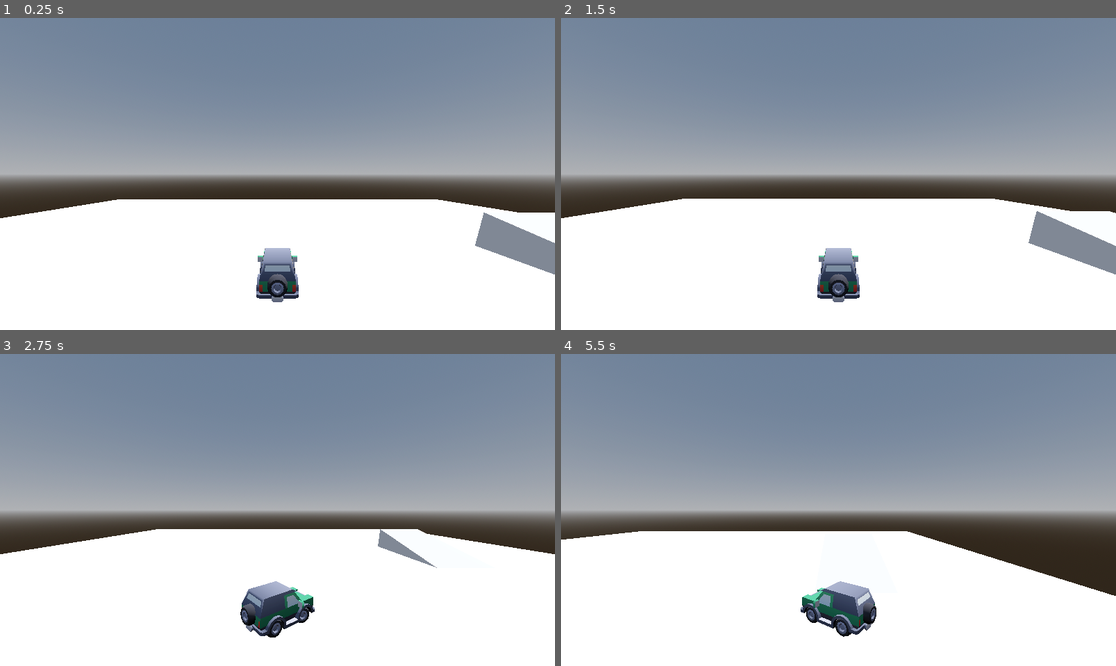
Above: before the commit, frames 1-4 (two rows, left to right).
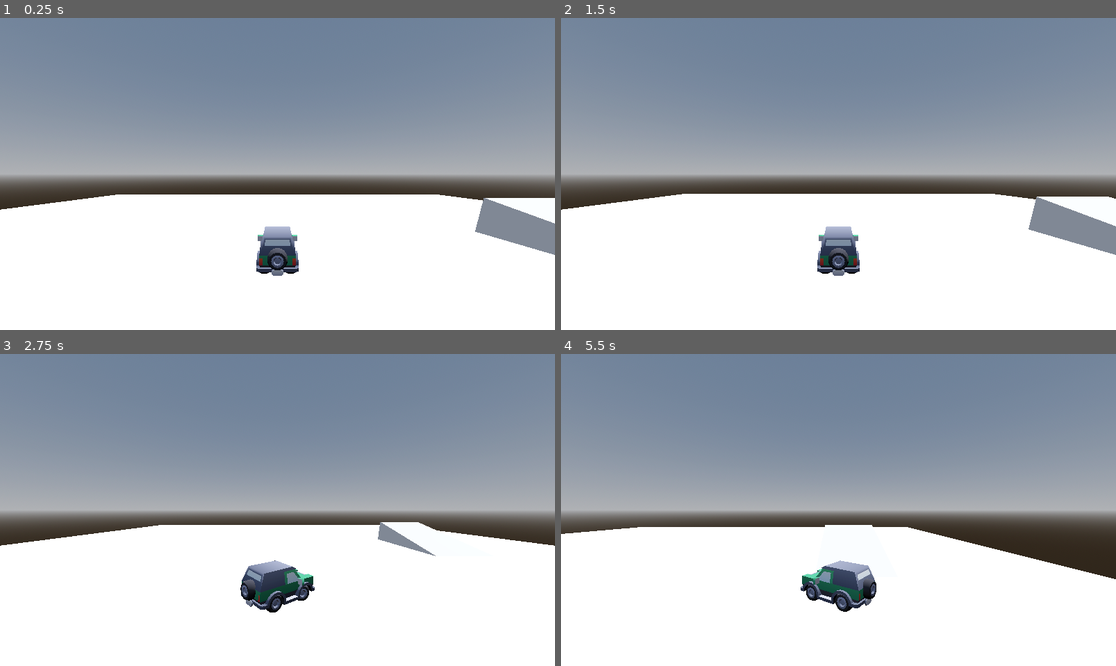
Above: after the commit, the same moments.

Repository: juhanakristian/ggj2025
Game: Godot game, scene res://scenes/player/testtrack/test_scene.tscn
Two runs of this game, one before a commit and one after it. Both use one fixed random seed, a clock stepped at 60 frames per second and the inputs below. This scene is started directly instead of the project's main scene.
Inputs (mouse positions are in pixels of both pictures, inside the frame that each line leads up to):
- Up to frame 1 (0.25 s): no input
- Up to frame 2 (1.5 s): tap Enter at 0.5 s; move the mouse to (960, 158) at 0.52 s; hold D (steer_right) 0.53-1.28 s; hold E 0.53-1.28 s; click (960, 158) at 0.67 s; tap Space at 1.25 s; move the mouse to (727, 189) at 1.27 s; hold S (brake) from 1.28 s (still down); tap Q at 1.35 s
- Up to frame 3 (2.75 s): move the mouse to (333, 441) at 2.02 s; release S (brake) at 2.03 s; hold D (steer_right) from 2.03 s (still down); hold Shift from 2.03 s (still down)
- Up to frame 4 (5.5 s): move the mouse to (810, 572) at 2.77 s; release D (steer_right) at 2.78 s; release Shift at 2.78 s; hold W (accelerate) 2.78-3.53 s; tap E at 2.85 s; click (810, 572) at 2.92 s; move the mouse to (1005, 556) at 3.52 s; hold Q 3.53-4.28 s; hold A (steer_left) 3.53-5.03 s; move the mouse to (672, 463) at 4.27 s; tap Shift at 4.35 s; move the mouse to (866, 510) at 5.02 s; hold S (brake) from 5.03 s (still down); hold E from 5.03 s (still down); click (866, 510) at 5.17 s

The runs differ from the first frame. In frame 1, 5.0% of the frame differs, in the area x 0-100%, y 56-92%; in frame 2, 5.2%; in frame 3, 4.7%; in frame 4, 4.7%.

Commit message:
show time

Diff:
--- a/scenes/player/testtrack/test_scene.tscn
+++ b/scenes/player/testtrack/test_scene.tscn
@@ -1,7 +1,9 @@
-[gd_scene load_steps=12 format=3 uid="uid://475pcxnrjtxc"]
+[gd_scene load_steps=14 format=3 uid="uid://475pcxnrjtxc"]
 
 [ext_resource type="PackedScene" uid="uid://qv6kfqkm3rw5" path="res://scenes/player/player.tscn" id="1_sdce0"]
 [ext_resource type="Script" path="res://scenes/player/scripts/camera.gd" id="2_4318c"]
+[ext_resource type="PackedScene" uid="uid://c8gsnr45ptcrc" path="res://scenes/ui/countdown.tscn" id="3_rtfrm"]
+[ext_resource type="PackedScene" uid="uid://bf17dlolwap5j" path="res://scenes/ui/time.tscn" id="4_cs5dn"]
 
 [sub_resource type="ProceduralSkyMaterial" id="ProceduralSkyMaterial_74a4f"]
 sky_horizon_color = Color(0.64625, 0.65575, 0.67075, 1)
@@ -68,3 +70,8 @@
 script = ExtResource("2_4318c")
 
 [node name="Car" parent="." instance=ExtResource("1_sdce0")]
+transform = Transform3D(1, 0, 0, 0, 1, 0, 0, 0, 1, 0, 0.780362, 0)
+
+[node name="Countdown" parent="." instance=ExtResource("3_rtfrm")]
+
+[node name="Time" parent="." instance=ExtResource("4_cs5dn")]
--- /dev/null
+++ b/scenes/ui/countdown.gd
@@ -0,0 +1,35 @@
+extends Control
+
+@onready var label: Label = $Label
+@onready var timer: Timer = $Timer
+@onready var car = $"../Car"
+@onready var time = $"../Time"
+
+# Called when the node enters the scene tree for the first time.
+func _ready() -> void:
+	car.controls_enabled = false
+
+	timer.connect("timeout", Callable(self, "_on_timeout"))
+	timer.start()
+
+
+# Called every frame. 'delta' is the elapsed time since the previous frame.
+func _process(_delta: float) -> void:
+	if timer.is_stopped():
+		return
+
+	if timer.time_left >= 4:
+		label.visible = false
+		return
+
+	var text = str(floor(timer.time_left))
+	if timer.time_left < 1:
+		text = "GO!"
+		car.controls_enabled = true
+		time.start_time()
+
+	label.visible = true
+	label.text = text
+
+func _on_timeout():
+	label.visible = false
--- /dev/null
+++ b/scenes/ui/time.gd
@@ -0,0 +1,33 @@
+extends Control
+
+# label
+@onready var label: Label = $Label
+
+var time_running = false
+var time = 0.0
+
+func start_time():
+	if !time_running:
+		time_running = true
+		time = 0.0
+
+func stop_time():
+	time_running = false
+
+func reset_time():
+	time = 0.0
+	label.text = "00:00"
+
+# Called when the node enters the scene tree for the first time.
+func _ready() -> void:
+	reset_time()
+
+
+# Called every frame. 'delta' is the elapsed time since the previous frame.
+func _process(delta: float) -> void:
+	if time_running:
+		time += delta
+		var minutes = int(time) / 60
+		var seconds = int(time) % 60
+		var milliseconds = int((time - int(time)) * 1000)
+		label.text = str(minutes).pad_zeros(2) + ":" + str(seconds).pad_zeros(2) + ":" + str(milliseconds).pad_zeros(3)
--- /dev/null
+++ b/scenes/ui/time.tscn
@@ -0,0 +1,21 @@
+[gd_scene load_steps=3 format=3 uid="uid://bf17dlolwap5j"]
+
+[ext_resource type="Script" path="res://scenes/ui/time.gd" id="1_l2d3r"]
+
+[sub_resource type="LabelSettings" id="LabelSettings_2eh7j"]
+font_size = 32
+
+[node name="Time" type="Control"]
+layout_mode = 3
+anchors_preset = 15
+anchor_right = 1.0
+anchor_bottom = 1.0
+grow_horizontal = 2
+grow_vertical = 2
+script = ExtResource("1_l2d3r")
+
+[node name="Label" type="Label" parent="."]
+layout_mode = 0
+offset_right = 40.0
+offset_bottom = 23.0
+label_settings = SubResource("LabelSettings_2eh7j")
